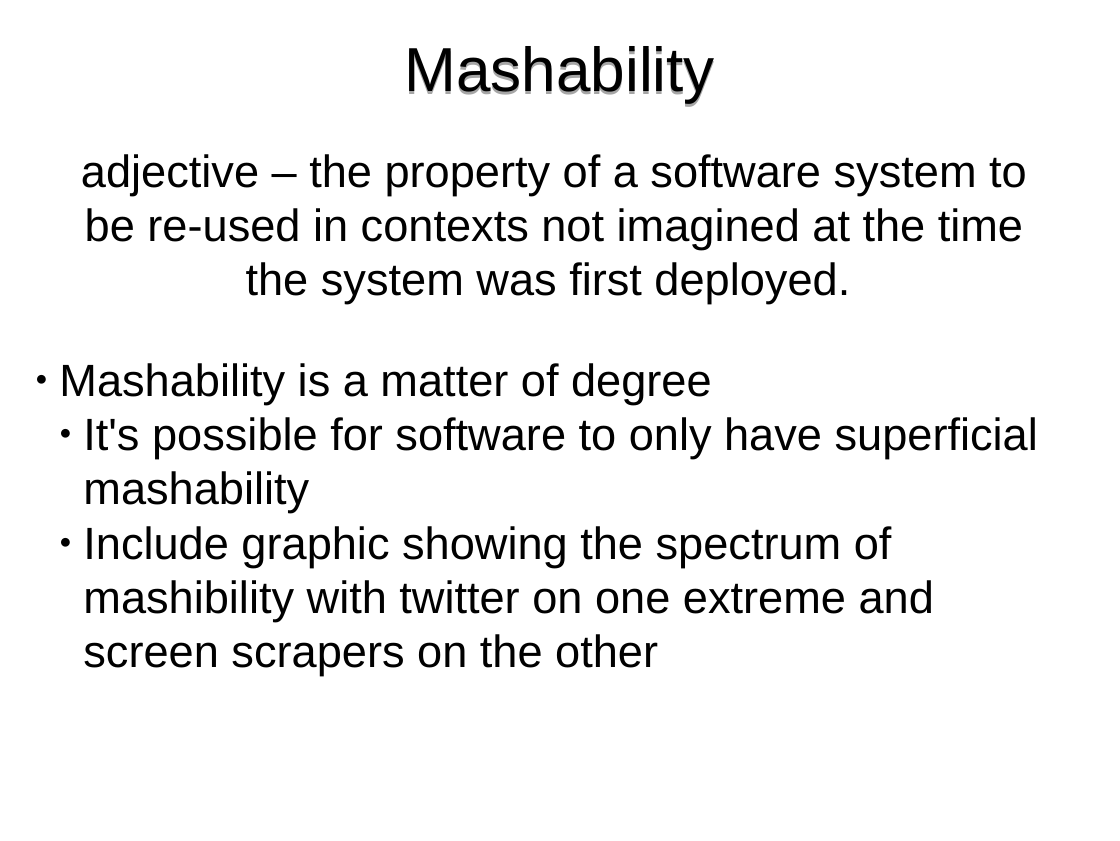
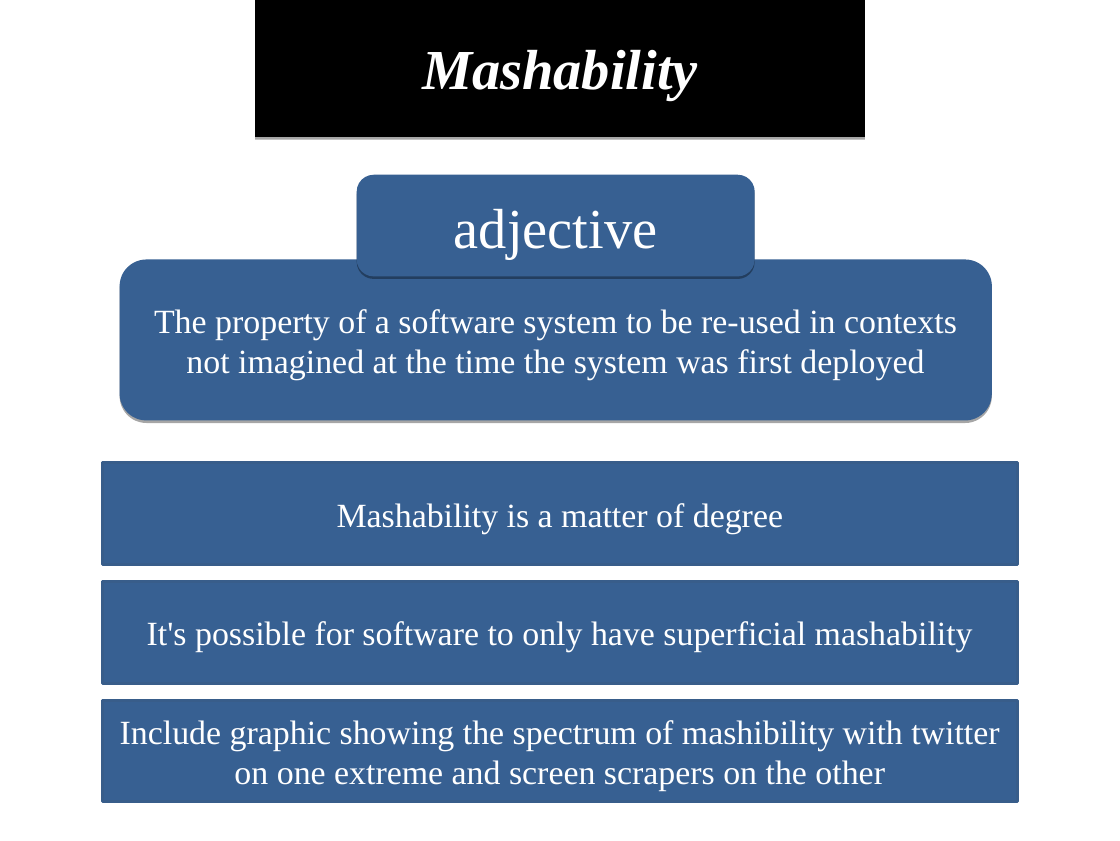
Before and after one commit to demo007/mashups4jsf, a slide deck: slide 4 of overview-architecture/JavaOne-2010/S314070_BURNS_SALEH_MASHUPS.odp. Drawn at 1120x841 pixels with LibreOffice and Linux fonts; fonts in the diff are those of the drawing. Boxes give left, top, right and bottom in pixels: in the first picture for what was removed or moved away, otherwise in the second. Text is boxed around its words. In the diff, an @@ line names an element or a change of style, - is before the commit and + after.

```diff
--- a/overview-architecture/JavaOne-2010/S314070_BURNS_SALEH_MASHUPS.odp
+++ b/overview-architecture/JavaOne-2010/S314070_BURNS_SALEH_MASHUPS.odp
@@ title "Mashability": place and size @@
-title "Mashability" at [405,46,715,105]
+title "Mashability" at [255,0,865,137]
@@ title "Mashability" at [255,0,865,137]: size 44 to 40 pt, font Arial to Times New Roman, text colour #000000 to #FFFFFF, bold on, italic on; indent changed; fill none to #000000; shadow on @@
@@ subtitle removed at [81,154,1027,304] @@
-adjective – the property of a software system to be re-used in contexts not imagined at the time the system was first deployed.
@@ freeform shape added at [357,175,755,276], fill #376092, 40 pt, text #FFFFFF @@
+adjective
@@ freeform shape added at [120,259,992,420], fill #376092, 24 pt, text #FFFFFF @@
+The property of a software system to be re-used in contexts not imagined at the time the system was first deployed
@@ text removed at [59,363,1038,676] @@
-● Mashability is a matter of degree
-  ● It's possible for software to only have superficial mashability
-  ● Include graphic showing the spectrum of mashibility with twitter on one extreme and screen scrapers on the other
@@ freeform shape added at [103,462,1017,564], fill #376092, outline #385D8A 2.01 pt, 24 pt, text #FFFFFF @@
+Mashability is a matter of degree
@@ freeform shape added at [103,581,1017,683], fill #376092, outline #385D8A 2.01 pt, 24 pt, text #FFFFFF @@
+  It's possible for software to only have superficial mashability
@@ freeform shape added at [103,700,1017,802], fill #376092, outline #385D8A 2.01 pt, 24 pt, text #FFFFFF @@
+  Include graphic showing the spectrum of mashibility with twitter on one extreme and screen scrapers on the other
```
Also in this commit, not shown: 1 other slide changed.
